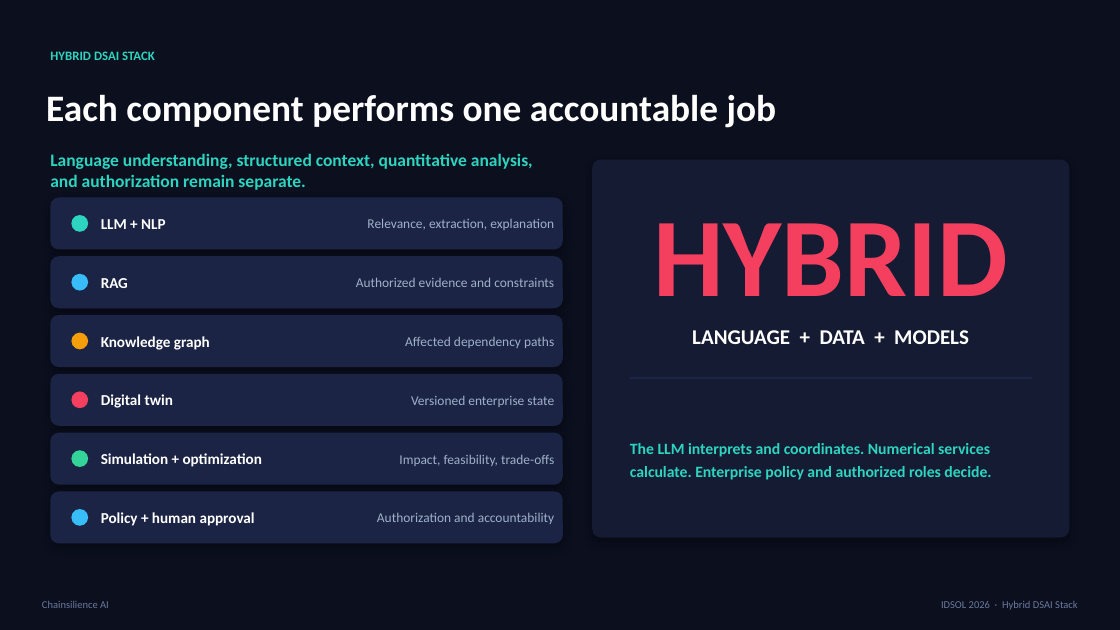
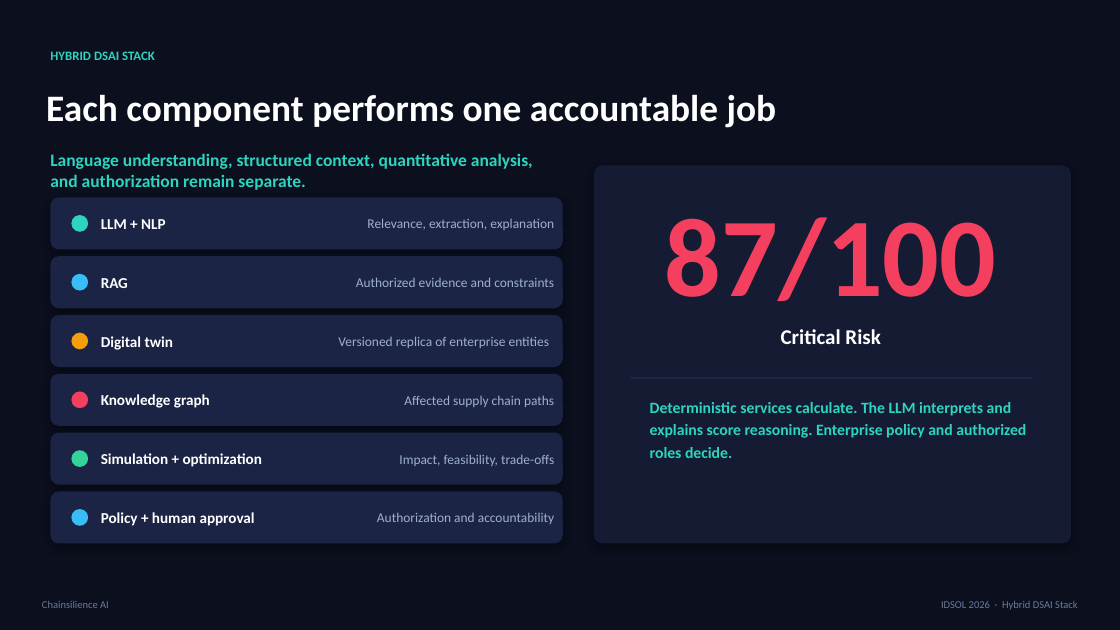
Before and after one commit to NoelVFX/Chainsilience-AI, a slide deck: slide 9 of Chainsilience_AI_IDSOL_2026_Pitch_Deck_Revised.pptx (slide 8 before the commit). Drawn at 1120x630 pixels with LibreOffice and Linux fonts; fonts in the diff are those of the drawing. Boxes give left, top, right and bottom in pixels: in the first picture for what was removed or moved away, otherwise in the second. Text is boxed around its words. In the diff, an @@ line names an element or a change of style, - is before the commit and + after.

```diff
--- a/Chainsilience_AI_IDSOL_2026_Pitch_Deck_Revised.pptx
+++ b/Chainsilience_AI_IDSOL_2026_Pitch_Deck_Revised.pptx
@@ rounded rectangle: place and size @@
-rounded rectangle at (592, 160, 1070, 538)
+rounded rectangle at (594, 166, 1071, 544)
@@ text at (665, 217, 996, 301): text changed @@
-HYBRID
+87/100
@@ text "Digital twin": place and size @@
-text "Digital twin" at (101, 394, 173, 408)
+text "Digital twin" at (101, 336, 173, 350)
@@ text at (781, 329, 880, 344): text changed @@
-LANGUAGE + DATA + MODELS
+Critical Risk
@@ text at (338, 336, 550, 348): text changed @@
-Affected dependency paths
+Versioned replica of enterprise entities
@@ text "Knowledge graph": place and size @@
-text "Knowledge graph" at (101, 336, 210, 350)
+text "Knowledge graph" at (101, 394, 210, 408)
@@ text at (404, 395, 554, 407): text changed @@
-Versioned enterprise state
+Affected supply chain paths
@@ text at (650, 402, 1026, 458): text changed @@
-The LLM interprets and coordinates. Numerical services calculate. Enterprise policy and authorized roles decide.
+Deterministic services calculate. The LLM interprets and explains score reasoning. Enterprise policy and authorized roles decide.
```
Also in this commit, not shown: 12 other slides changed, 1 slide added, 20 other files.
